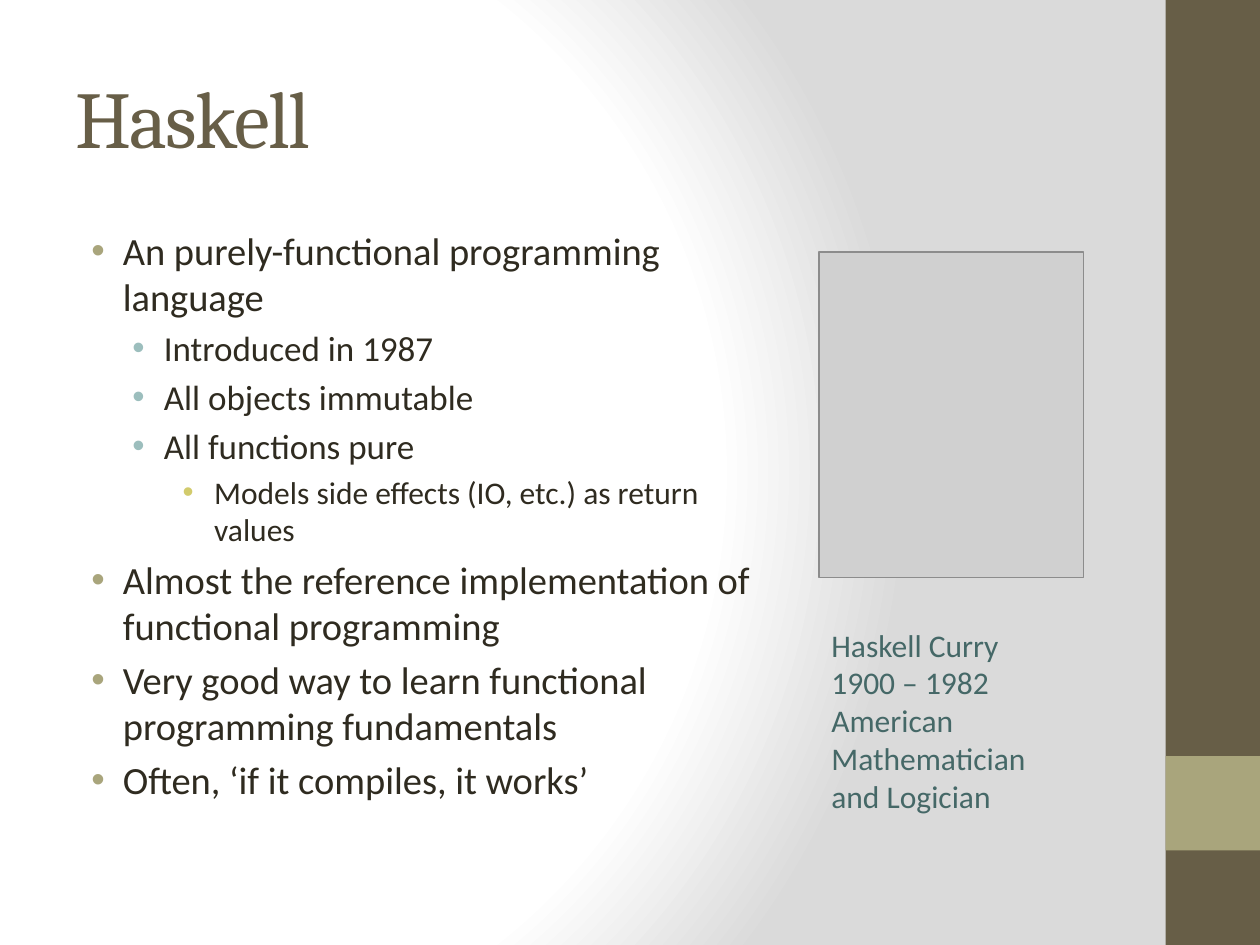
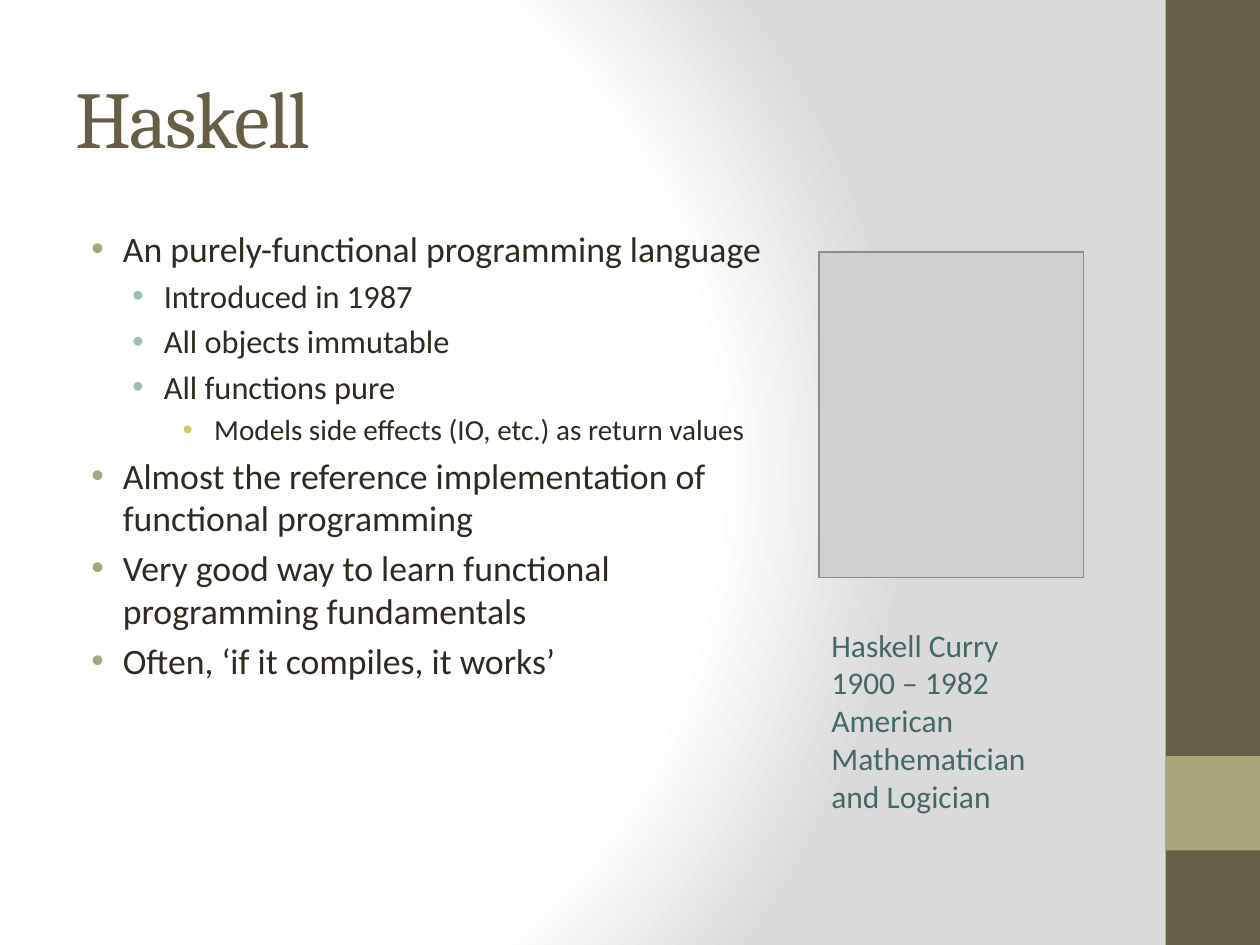
Before and after one commit to bjhartin/FoundationsOfFunctionalProgramming, a slide deck: slide 43 of FoundationsOfFunctionalProgramming.pptx. Drawn at 1260x945 pixels with LibreOffice and Linux fonts; fonts in the diff are those of the drawing; grey boxes stand for pictures. Boxes give left, top, right and bottom in pixels: in the first picture for what was removed or moved away, otherwise in the second. Text is boxed around its words. In the diff, an @@ line names an element or a change of style, - is before the commit and + after.

```diff
--- a/FoundationsOfFunctionalProgramming.pptx
+++ b/FoundationsOfFunctionalProgramming.pptx
@@ text "An purely-functional programming language" at (123, 237, 761, 680): size 22 to 20.4 pt in "An purely-functional programming language", "Almost the reference implementation of functional programmin ...", "Very good way to learn functional programming ...", "Often, ‘if it compiles, it works’"; size 20 to 18.5 pt in "Introduced in 1987", "All objects immutable", "All functions pure"; size 18 to 16.6 pt in "Models side effects (IO, etc.) as return ..." @@
```
Also in this commit, not shown: 3 other slides changed, 8 other files.
